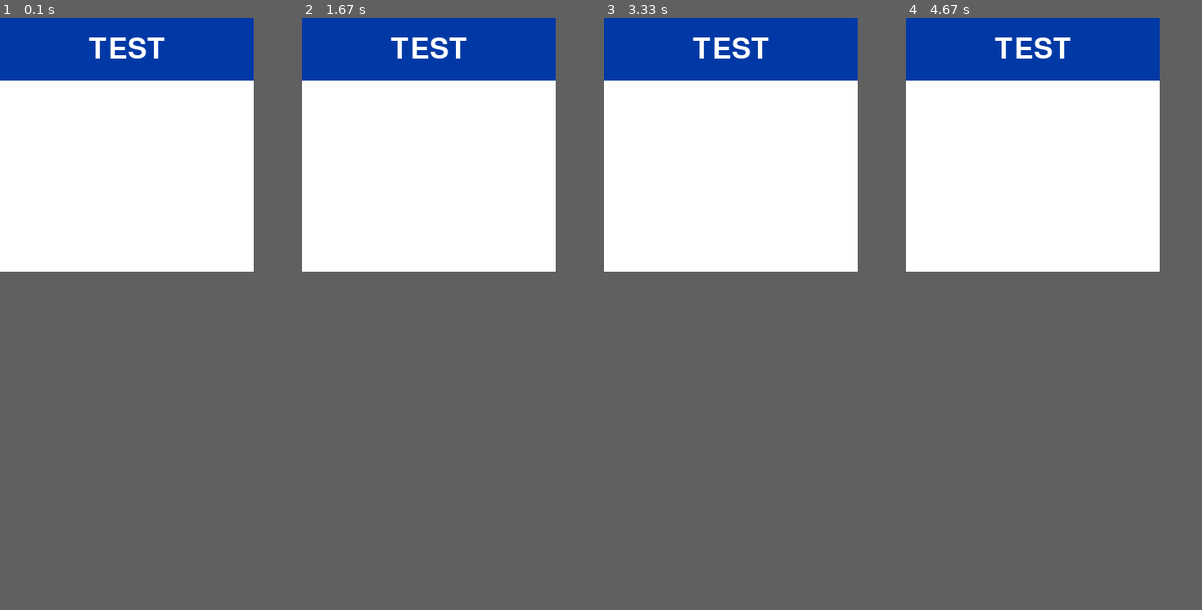
Above: before the commit, frames 1-4 (left to right).
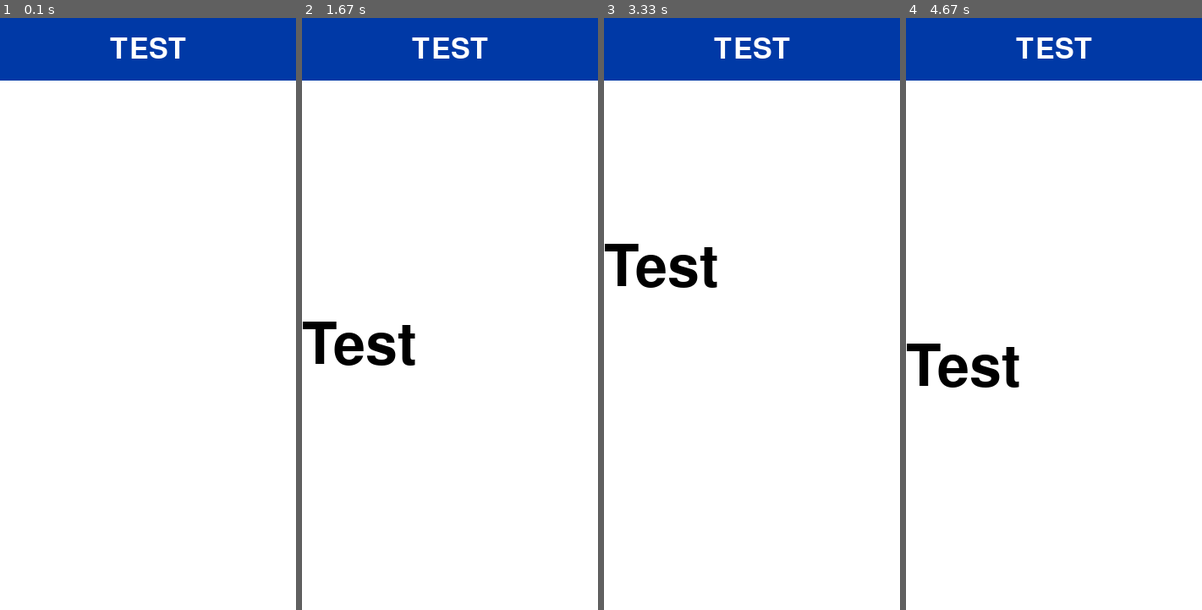
Above: after the commit, the same moments.

Repository: ESWDigitalWasteBins/DigitalWasteBins
Game: pygame game, started from dwb/display.py
Two runs of this game, one before a commit and one after it. Both use one fixed random seed, a clock stepped at 60 frames per second and the inputs below.
Inputs:
- Up to frame 1 (0.1 s): no input
- Up to frame 2 (1.67 s): no input
- Up to frame 3 (3.33 s): no input
- Up to frame 4 (4.67 s): no input
In our replay, the window is 300x300 before the commit and 350x700 after it. These sizes can differ from the game's own. Grey fills any space a smaller window leaves; there, only what the larger window draws over its background counts as a difference.

The runs differ from the first frame. In frame 1, 2.0% of the frame differs, in the area x 30-100%, y 0-11%; in frame 2, 3.3%, in the area x 0-100%, y 0-59%; in frame 3, 3.3%; in frame 4, 3.3%.

Commit message:
Update display with banner overlay

Diff:
--- a/dwb/display.py
+++ b/dwb/display.py
@@ -22,27 +22,47 @@
             bg(=(0, 0, 0)): background color for title banner
             pady(=0): padding above and below title text
         """
-        self._text = text
-        self._bg = bg
-        self._pady = pady
+        self.text = text
+        self.bg = bg
+        self.pady = pady
 
     def __str__(self) -> str:
-        return 'Title Class: {}'.format(self._text)
+        return 'Title Class: {}'.format(self.text)
 
-    def draw(self, screen: pygame.display) -> None:
+    def draw(self, screen) -> None:
         """Blit the title banner to the screen."""
-        text_rect = self._text.get_rect()
+        text_rect = self.text.get_rect()
         width, height = screen.get_size()
         text_height = text_rect.height
-        text_rect.midtop = (width/2, self._pady)
-        pygame.draw.rect(screen, self._bg, (0, 0, width, text_height + 2*self._pady))
-        screen.blit(self._text, text_rect)
+        text_rect.midtop = (width/2, self.pady)
+        pygame.draw.rect(screen, self.bg, (0, 0, width, text_height + 2*self.pady))
+        screen.blit(self.text, text_rect)
+
+
+class Frame:
+    def __init__(self):
+        self.surfaces = {}
+        self.y = 0
+        self.bg_color = (255, 255, 255)
+
+    def set_position(self, y: int) -> None:
+        self.y = y
+
+    def draw(self, screen) -> None:
+        screen.fill(self.bg_color)
+        text = pygame.font.Font(None, 100).render('Test', True, (0, 0, 0))
+        self.surfaces['text'] = text
+        screen.blit(text, (0, self.y))
+
+    def get_height(self) -> int:
+        assert all(type(surface) == pygame.Surface for surface in self.surfaces.values())
+        return sum(surface.get_height() for surface in self.surfaces.values())
 
 
 # TODO: fill in with animations, etc.
 class Content:
     """[SUMMARY]"""
-    def __init__(self, display_bg_color: (int)=(255, 255, 255)) -> None:
+    def __init__(self) -> None:
         """
         Content animations below Title() banner in Display().
 
@@ -54,14 +74,64 @@
             [ATTR1]: [DESCRIPTION]
             [ATTR2]: [DESCRIPTION]
         """
-        self._display_bg_color = display_bg_color
+        # frames to display
+        self.frames = [Frame(), Frame(), Frame()]
+        self.last_index = None
+        self.curr_index = 0
+        # settings for frame position and rotation
+        self.y_0 = self.y = -self.frames[self.curr_index].get_height()
+        self.stop_y = None  # stop y position for images
+        self.waited = False
+        self.waiting = False
+        self.time_start = None
+        self.time_now = pygame.time.get_ticks()
+        self.wait_time = 1000  # in milliseconds
+        # physics
+        self.speed_0_y = self.speed_y = 0  # initial speed and current speed
+        self.accel_y = 0.2  # acceleration of falling images
 
     def __str__(self) -> str:
         return 'Content Class'.format()
 
-    def draw(self, screen: pygame.display) -> None:
+    def draw(self, screen) -> None:
         """Blit content animations to screen."""
-        screen.fill(self._display_bg_color)
+        width, height = screen.get_size()
+        if not self.stop_y or self.last_index is not None and self.last_index != self.curr_index:
+            print('UPDATE @', self.y, 'last:', self.last_index, 'curr:', self.curr_index)
+            self.last_index = self.curr_index  # update last index
+            self.y_0 = self.y = -self.frames[self.curr_index].get_height()
+            self.stop_y = (height - self.frames[self.curr_index].get_height()) // 2
+        self.draw_frame(screen)
+        # check if image has waited specified amount of time
+        if not self.waited and not self.waiting and self.y >= self.stop_y:
+            print('STOP @', self.y)
+            self.time_start = pygame.time.get_ticks()
+            self.waiting = True
+        self.time_now = pygame.time.get_ticks()
+        if self.waiting and self.time_start and (self.time_now - self.time_start) >= self.wait_time:
+            self.waited = True
+            self.waiting = False
+            self.speed_y = self.speed_0_y  # reset speed to initial speed
+        # Update y position only if not waiting
+        if not self.waiting:
+            self.update_y_position(screen)
+
+    def draw_frame(self, screen):
+        """Draw Frame onto screen at y position."""
+        self.frames[self.curr_index].set_position(self.y)
+        self.frames[self.curr_index].draw(screen)
+
+    def update_y_position(self, screen):
+        width, height = screen.get_size()
+        if self.y >= height:
+            print('NEXT @', self.y)
+            self.y = self.y_0  # move image back to top
+            self.waited = False  # after pausing for specified time
+            # cycle through image indexes
+            self.last_index, self.curr_index = self.curr_index, (self.curr_index + 1) % len(self.frames)
+        else:
+            self.speed_y += self.accel_y  # accelerate image
+            self.y += self.speed_y  # change image position by speed amount
 
 
 class Display:
@@ -80,15 +150,16 @@
         """
         assert type(title) is Title, 'argument title got {}, ' \
             'expected Title()'.format(repr(type(title)))
-        self._title = title
+        self.title = title
         assert type(content) is Content, 'argument title got {}, ' \
             'expected Content()'.format(repr(type(title)))
-        self._content = content
+        self.content = content
+        self.mode = 0  # 0 regular, 1 reaction
 
     def draw(self, screen, title_weight: int=1, content_weight: int=1) -> None:
         """Draw title and content to screen."""
-        self._content.draw(screen)
-        self._title.draw(screen)
+        self.content.draw(screen)
+        self.title.draw(screen)
 
 
 # Testing
@@ -98,12 +169,12 @@
     BLUE = (0, 57, 166)
 
     pygame.init()
+    screen = pygame.display.set_mode((350, 700))
+    pygame.display.set_caption('Display Test')
 
-    screen = pygame.display.set_mode((300, 300))
-    pygame.display.set_caption('Display Test')
     title = Title(FontManager().create_text('TEST', 50), bg=BLUE, pady=20)
     content = Content()
-    Display(title, content).draw(screen)
+    display = Display(title, content)
 
     clock = pygame.time.Clock()
     running = True
@@ -118,7 +189,9 @@
                     running = False
                     break
 
-        clock.tick(20)
+        display.draw(screen)
+
+        clock.tick(60)
 
         pygame.display.flip()
 
